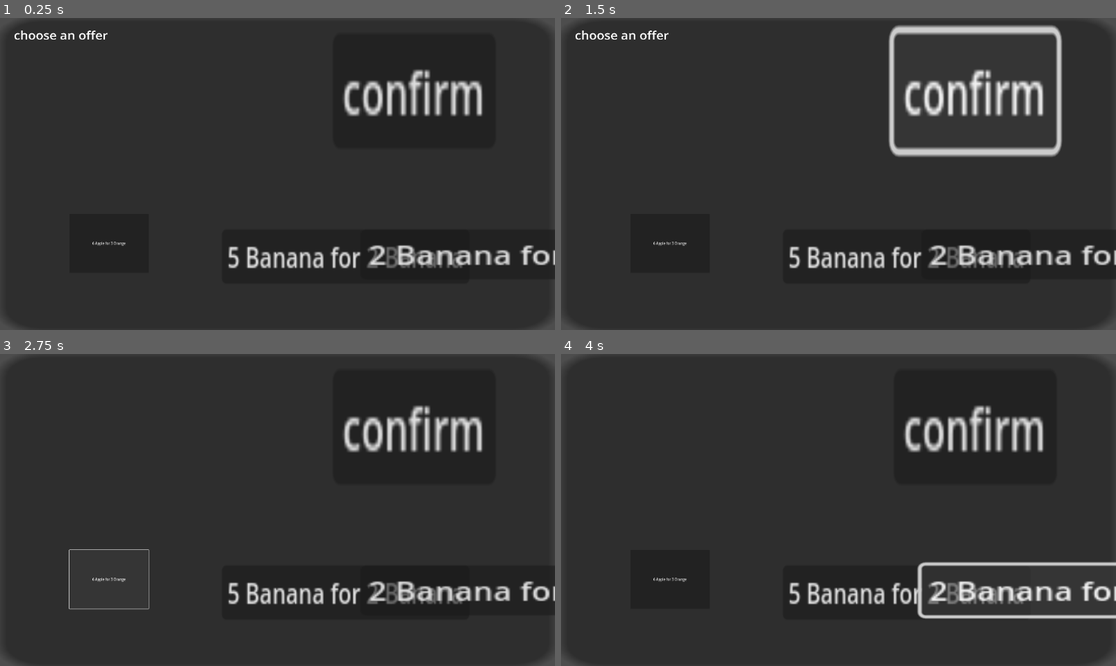
Above: before the commit, frames 1-4 (two rows, left to right).
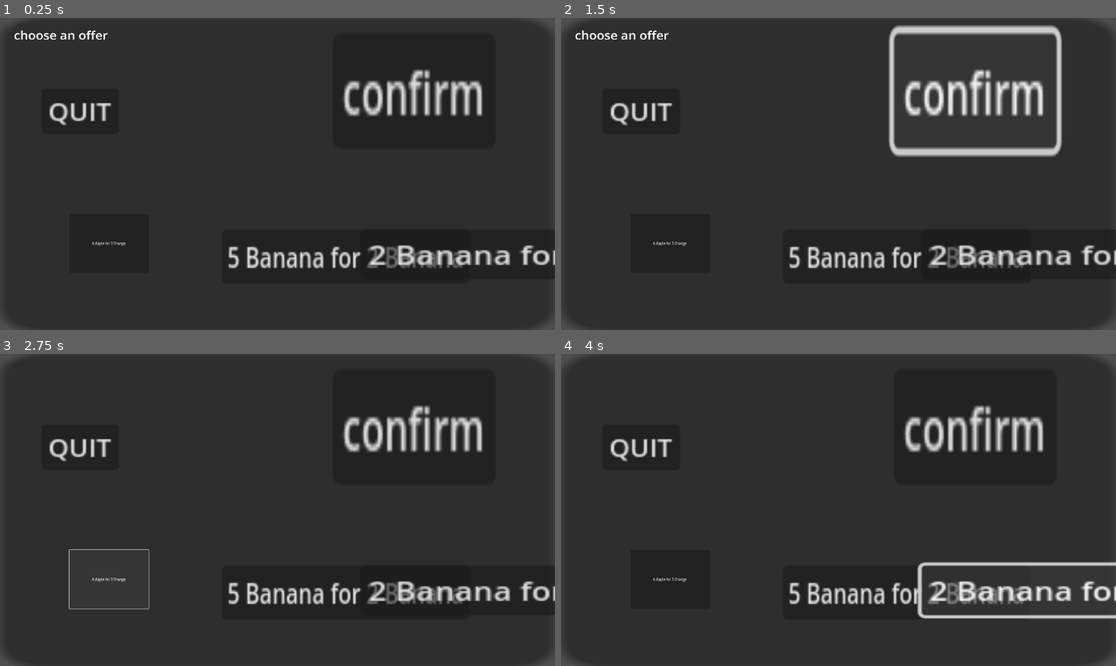
Above: after the commit, the same moments.

Repository: SakthivelanPandy/CamJam2025
Game: Godot game, scene res://scenes/MarketScene.tscn
Same seed, same stepped clock (60 frames per second), same inputs: the game is played once before the commit and once after it. This scene is started directly instead of the project's main scene.
Inputs:
- Up to frame 1 (0.25 s): no input
- Up to frame 2 (1.5 s): click "confirm" at 0.5 s; click "confirm" at 1.25 s
- Up to frame 3 (2.75 s): click "6 Apple for 3 Orange" at 2 s
- Up to frame 4 (4 s): click "5 Banana for 2 Banana" at 2.75 s; click "2 Banana for 5 Banana" at 3.5 s

The runs differ from the first frame. In frame 1, 0.4% of the frame differs, in the area x 8-21%, y 27-35%; in frame 2, 0.4%; in frame 3, 0.4%; in frame 4, 0.4%.
Error in both runs: Invalid access to property or key 'Apple' on a base object of type 'Array'. (res://scripts/market_scene.gd:42)

Commit message:
add quit button for market

Diff:
--- a/scenes/MarketScene.tscn
+++ b/scenes/MarketScene.tscn
@@ -80,7 +80,17 @@
 scale = Vector2(0.169962, 0.472077)
 text = "confirm"
 
+[node name="quit_button" type="Button" parent="Panel"]
+layout_mode = 0
+offset_left = 3.47222
+offset_top = 8.84521
+offset_right = 11.4722
+offset_bottom = 16.8452
+scale = Vector2(0.118592, 0.187742)
+text = "QUIT"
+
 [connection signal="pressed" from="Panel/Button1" to="." method="_on_button_1_pressed"]
 [connection signal="pressed" from="Panel/Button2" to="." method="_on_button_2_pressed"]
 [connection signal="pressed" from="Panel/Button3" to="." method="_on_button_3_pressed"]
 [connection signal="pressed" from="Panel/Button" to="." method="_on_trade_button_pressed"]
+[connection signal="pressed" from="Panel/quit_button" to="." method="_on_quit_button_pressed"]
--- a/scenes/game.tscn
+++ b/scenes/game.tscn
@@ -109,7 +109,6 @@
 [node name="merchant" parent="." instance=ExtResource("4_dgnbm")]
 position = Vector2(-194, 487)
 scale = Vector2(5, 3.055)
-script = null
 
 [node name="Player" parent="." instance=ExtResource("1_m6tli")]
 position = Vector2(367, 164)
--- a/scripts/market_scene.gd
+++ b/scripts/market_scene.gd
@@ -65,3 +65,8 @@
 	_on_offer_accepted(offer2)
 func _on_button_3_pressed() -> void:
 	_on_offer_accepted(offer3)
+
+
+
+func _on_quit_button_pressed() -> void:
+	get_tree().change_scene_to_file("res://scenes/game.tscn")
